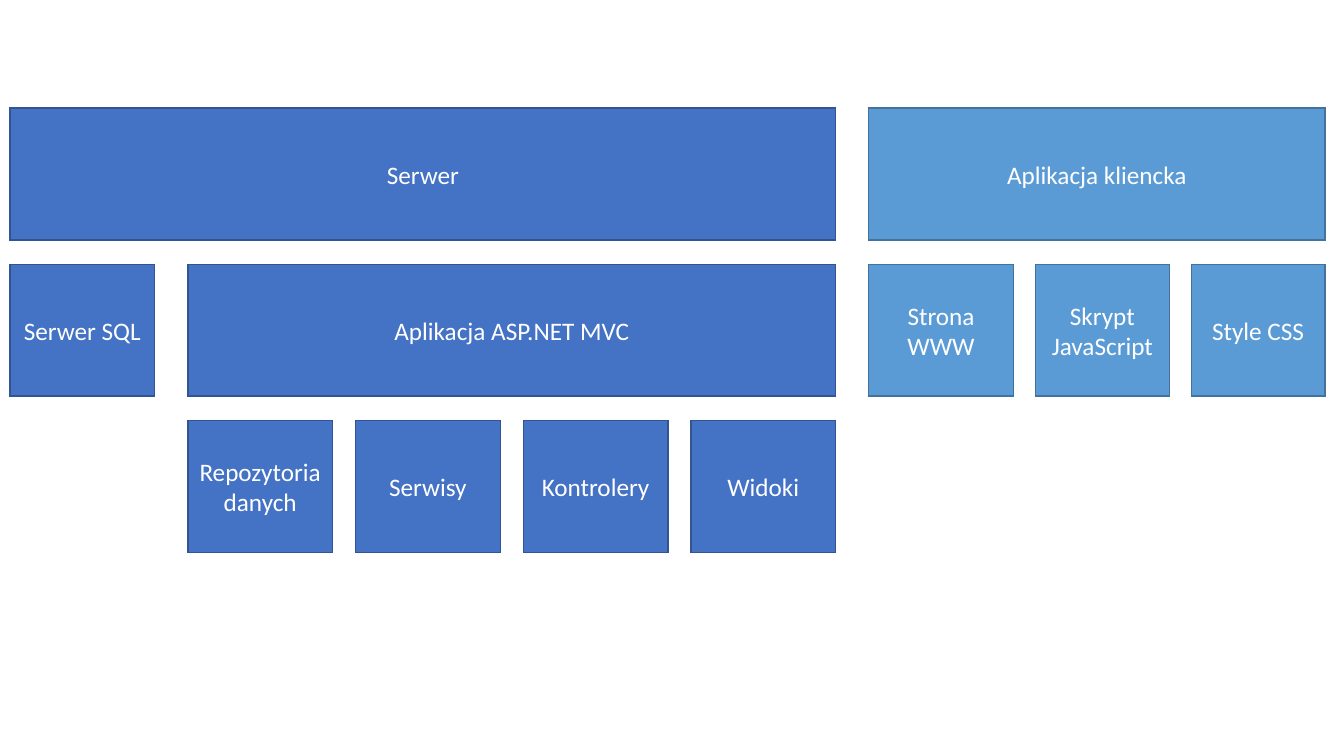
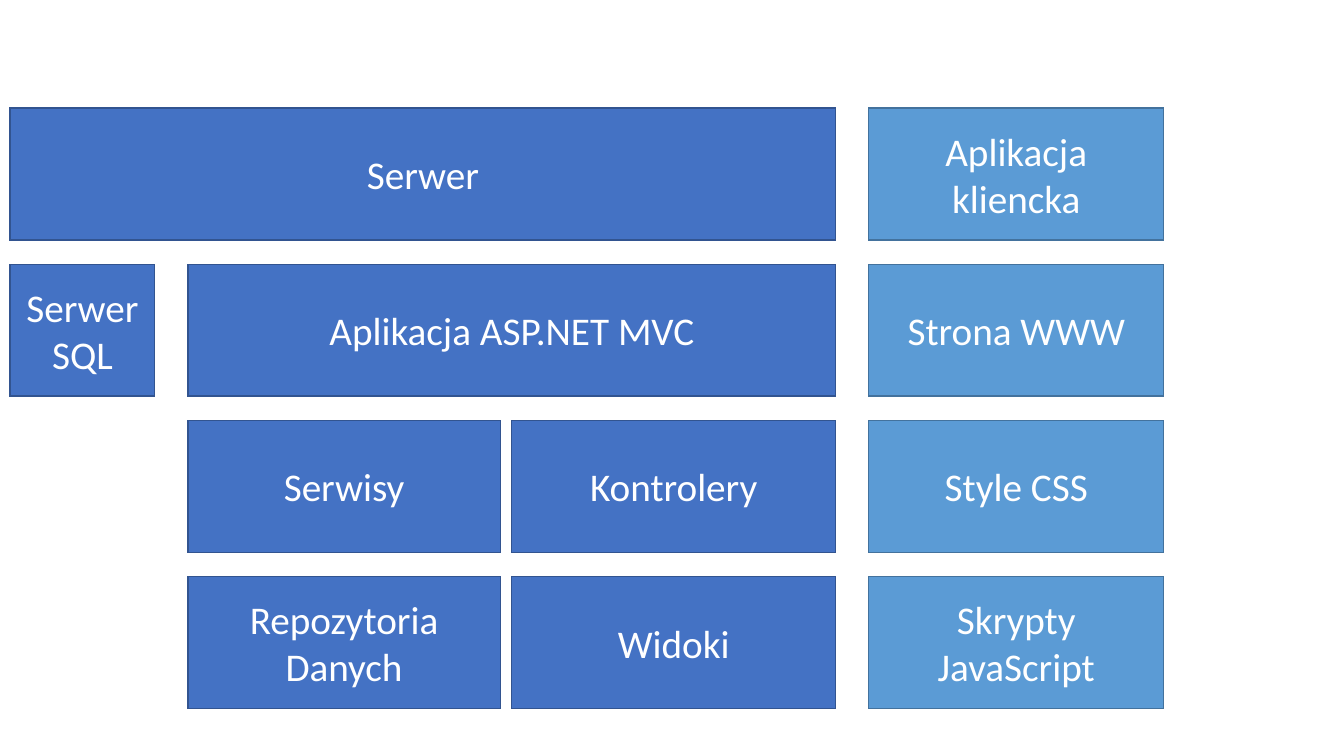
Before and after one commit to shoter/Flashcards, a slide deck: slide 1 of Diagrams/Presentation1.pptx. Drawn at 1344x756 pixels with LibreOffice and Linux fonts; fonts in the diff are those of the drawing. Boxes give left, top, right and bottom in pixels: in the first picture for what was removed or moved away, otherwise in the second. Text is boxed around its words. In the diff, an @@ line names an element or a change of style, - is before the commit and + after.

```diff
--- a/Diagrams/Presentation1.pptx
+++ b/Diagrams/Presentation1.pptx
@@ rectangle "Aplikacja kliencka" resized from (x1=869, y1=108, x2=1326, y2=240) to (x1=869, y1=108, x2=1165, y2=240) @@
@@ rectangle "Strona WWW" resized from (x1=869, y1=264, x2=1014, y2=396) to (x1=869, y1=264, x2=1165, y2=396) @@
@@ rectangle "Serwisy" resized from (x1=356, y1=420, x2=501, y2=553) to (x1=188, y1=420, x2=500, y2=553) @@
@@ size 18 to 28 pt in 9 elements at (x1=10, y1=108, x2=836, y2=240), (x1=10, y1=264, x2=155, y2=396), (x1=188, y1=264, x2=836, y2=396), (x1=869, y1=108, x2=1165, y2=240), (x1=869, y1=264, x2=1165, y2=396), (x1=188, y1=420, x2=500, y2=553), (x1=869, y1=420, x2=1165, y2=553), (x1=512, y1=577, x2=836, y2=709), (x1=512, y1=420, x2=836, y2=553) @@
@@ rectangle "Kontrolery" resized from (x1=523, y1=420, x2=668, y2=553) to (x1=512, y1=420, x2=836, y2=553) @@
@@ rectangle "Style CSS" resized from (x1=1192, y1=264, x2=1326, y2=396) to (x1=869, y1=420, x2=1165, y2=553) @@
@@ rectangle "Repozytoria Danych" resized from (x1=188, y1=420, x2=333, y2=553) to (x1=188, y1=577, x2=500, y2=709) @@
@@ rectangle "Widoki" resized from (x1=691, y1=420, x2=836, y2=553) to (x1=512, y1=577, x2=836, y2=709) @@
@@ rectangle "Skrypty JavaScript" resized from (x1=1035, y1=264, x2=1170, y2=396) to (x1=869, y1=577, x2=1165, y2=709) @@
@@ text in rectangle at (x1=250, y1=607, x2=438, y2=688): text changed; size 18 to 28 pt @@
-Repozytoria danych
+Repozytoria Danych
@@ text in rectangle at (x1=938, y1=607, x2=1095, y2=688): text changed; size 18 to 28 pt @@
-Skrypt JavaScript
+Skrypty JavaScript
```
Also in this commit, not shown: 36 other files.
